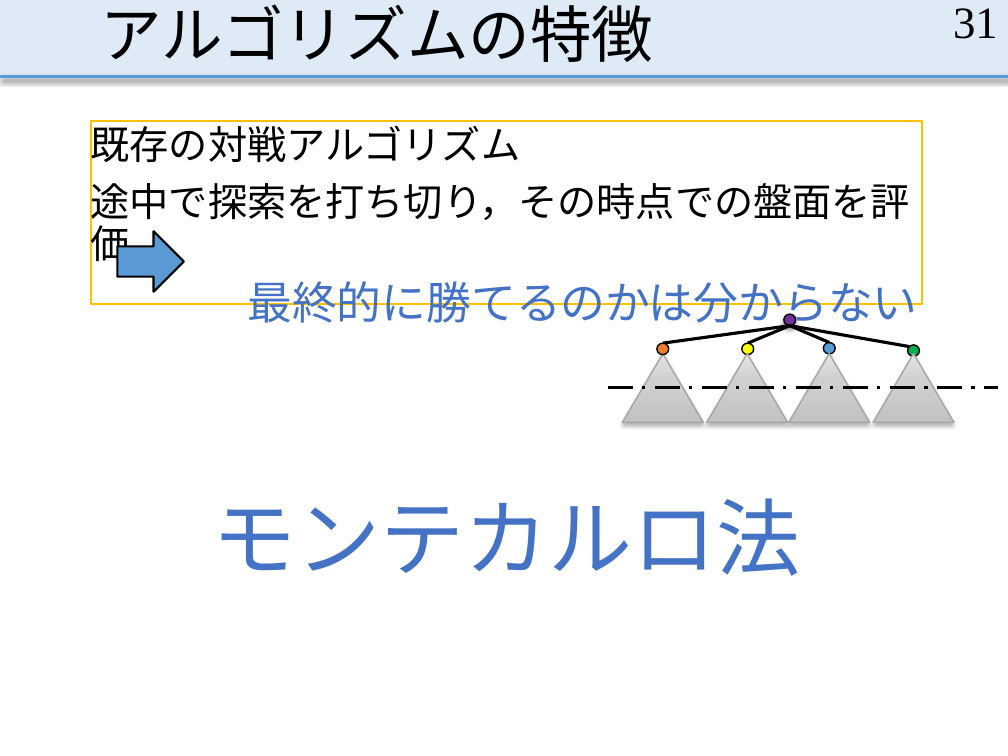
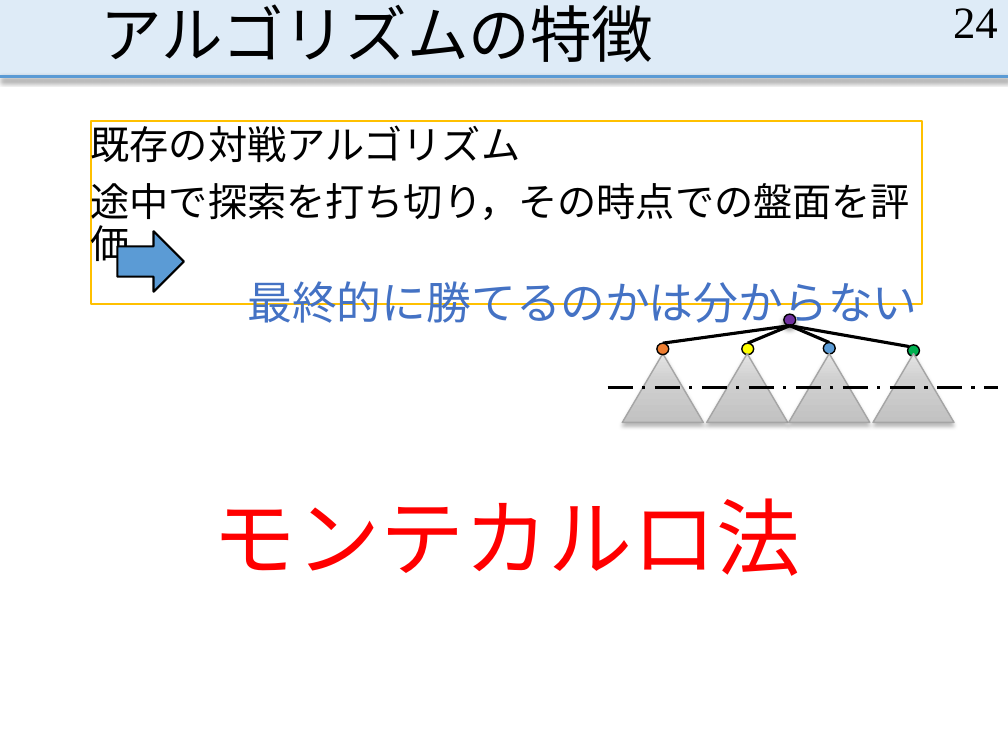
Before and after one commit to MasayaOda/SR, a slide deck: slide 24 of 小田卒論発表 - コピー.pptx (slide 31 before the commit). Drawn at 1008x756 pixels with LibreOffice and Linux fonts; fonts in the diff are those of the drawing. Boxes give left, top, right and bottom in pixels: in the first picture for what was removed or moved away, otherwise in the second. Text is boxed around its words. In the diff, an @@ line names an element or a change of style, - is before the commit and + after.

```diff
--- a/小田卒論発表 - コピー.pptx
+++ b/小田卒論発表 - コピー.pptx
@@ page number at (953, 8, 998, 38): text changed @@
-31
+24
@@ text "モンテカルロ法" at (213, 498, 801, 576): text colour gradient #203864 to #4472C4 to #8FAADC to #FF0000 @@
```
Also in this commit, not shown: 22 other slides changed, 1 slide added, 2 slides removed, 1 other file.
